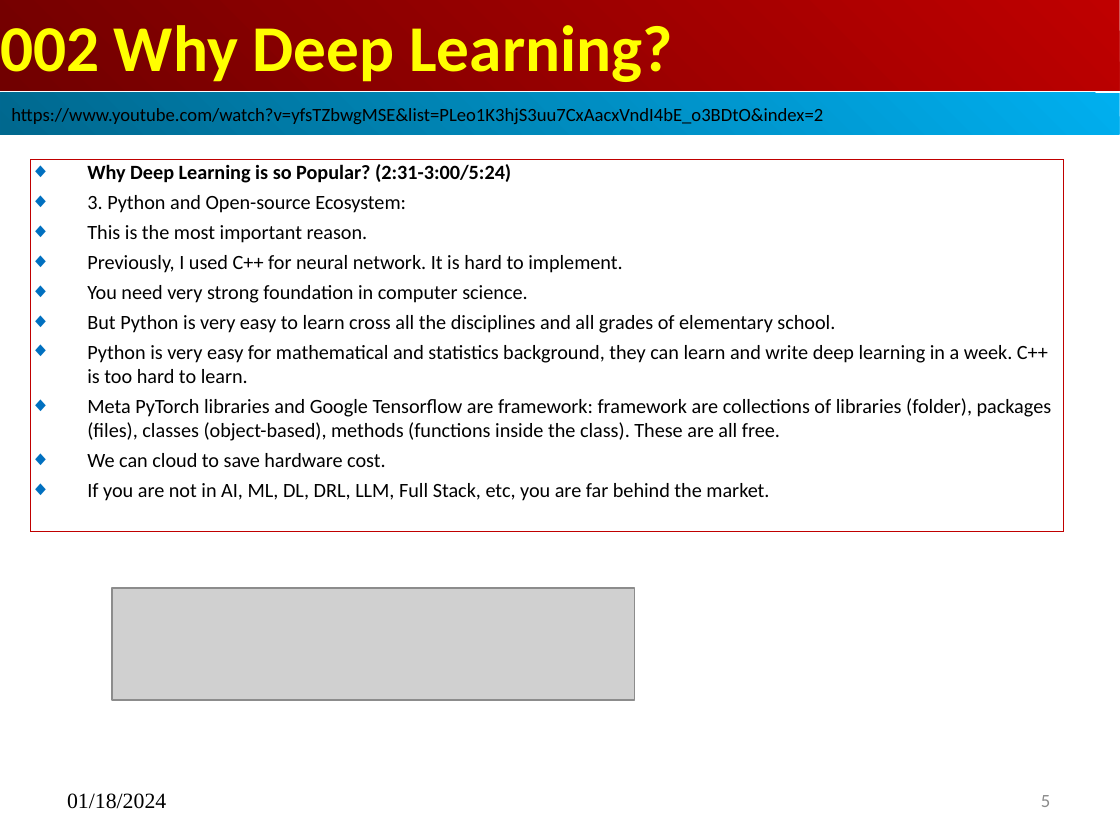
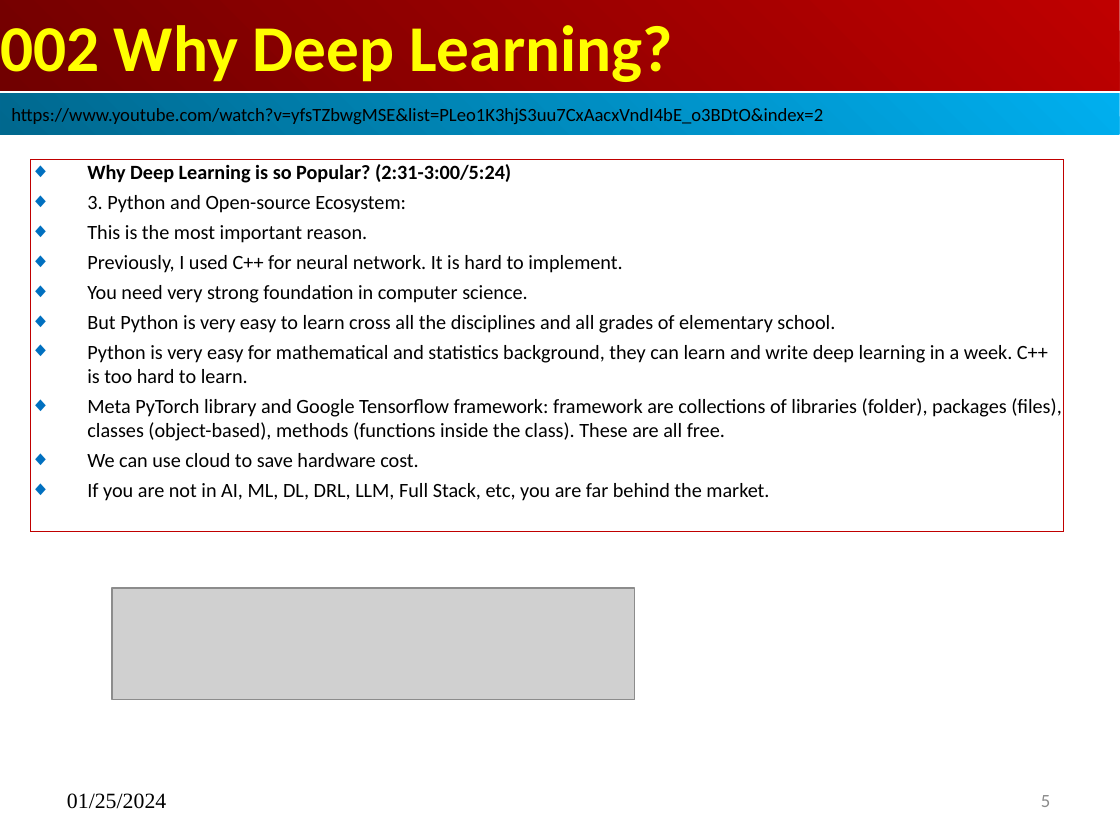
Before and after one commit to peterhchen/AIU_CS512_DL, a slide deck: slide 5 of 000_Lecture_Project/week01/01_Lecture/02_Why_DP.pptx. Drawn at 1120x840 pixels with LibreOffice and Linux fonts; fonts in the diff are those of the drawing; grey boxes stand for pictures. Boxes give left, top, right and bottom in pixels: in the first picture for what was removed or moved away, otherwise in the second. Text is boxed around its words. In the diff, an @@ line names an element or a change of style, - is before the commit and + after.

```diff
--- a/000_Lecture_Project/week01/01_Lecture/02_Why_DP.pptx
+++ b/000_Lecture_Project/week01/01_Lecture/02_Why_DP.pptx
@@ subtitle at <box>87,398,1062,467</box>: text changed @@
-◆ Meta PyTorch libraries and Google Tensorflow are framework: framework are collections of libraries (folder), packages (files), classes (object-based), methods (functions inside the class). These are all free.
-◆ We can cloud to save hardware cost.
+◆ Meta PyTorch library and Google Tensorflow framework: framework are collections of libraries (folder), packages (files), classes (object-based), methods (functions inside the class). These are all free.
+◆ We can use cloud to save hardware cost.
@@ text at <box>67,793,166,809</box>: text changed @@
-01/18/2024
+01/25/2024
```
Also in this commit, not shown: 5 other slides changed, 3 other files.
